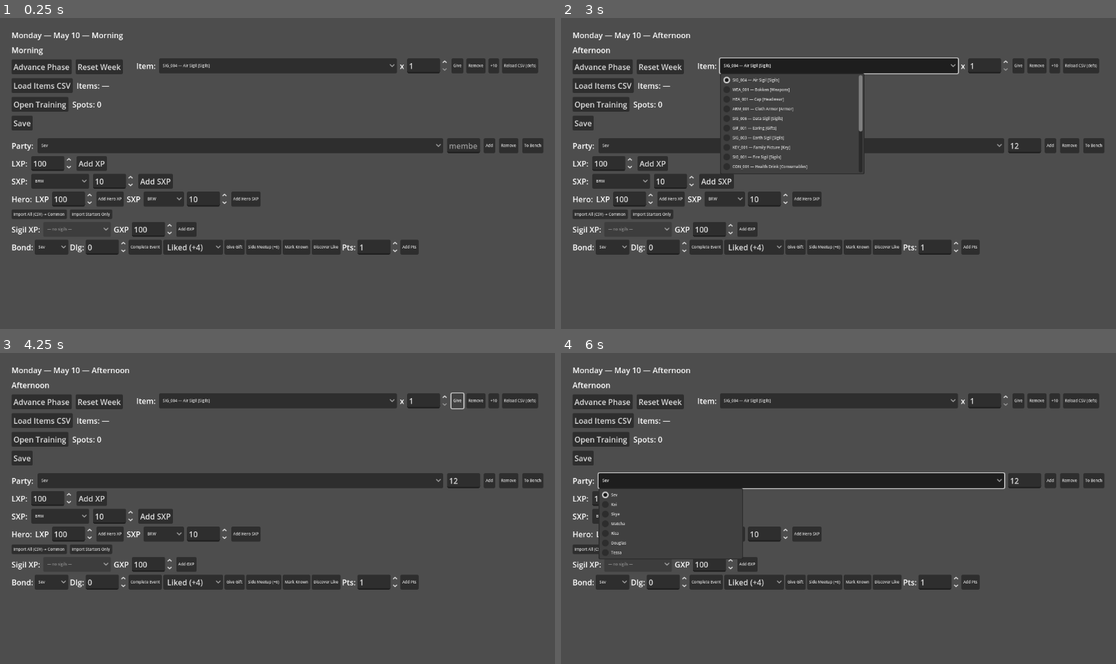
Above: before the commit, frames 1-4 (two rows, left to right).
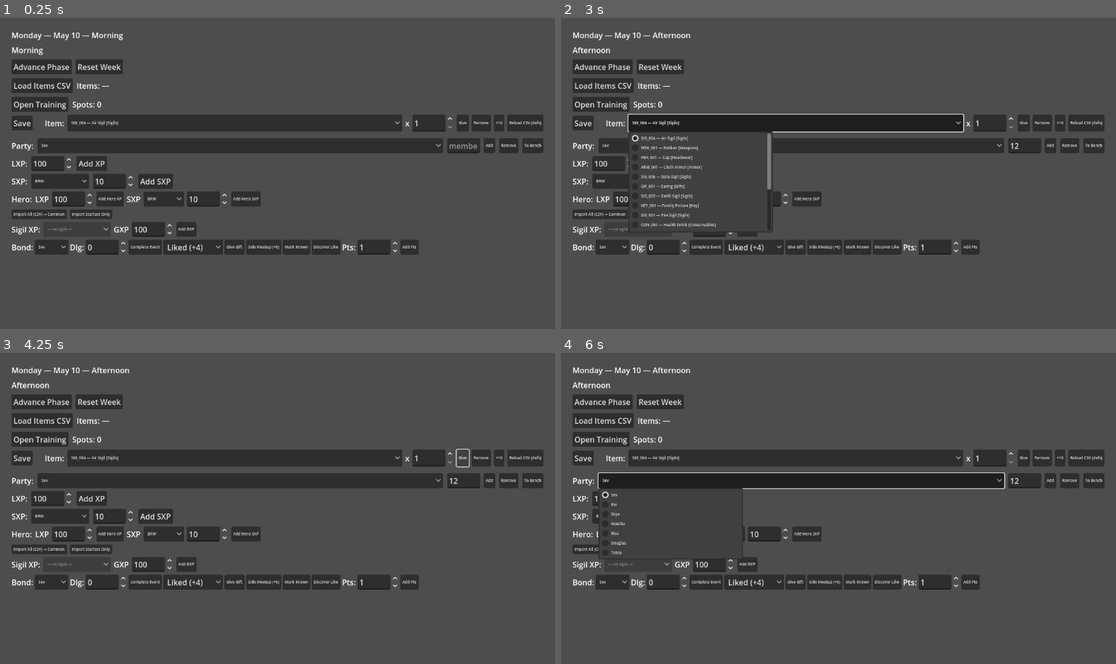
Above: after the commit, the same moments.

Repository: Cristal-Lucina/Psyokin
Game: Godot game, scene res://scenes/main/Main.tscn
Two runs of this game, one before a commit and one after it. Both use one fixed random seed, a clock stepped at 60 frames per second and the inputs below. This scene is started directly instead of the project's main scene.
Inputs (mouse positions are in pixels of both pictures, inside the frame that each line leads up to):
- Up to frame 1 (0.25 s): no input
- Up to frame 2 (3 s): click (1027, 145) at 0.52 s; type "12" at 0.6 s; click "Advance Phase" at 1.25 s; click "Open Training" at 2 s; click "SIG_004 — Air Sigil [Sigils]" at 2.75 s
- Up to frame 3 (4.25 s): click "Give" at 3.5 s
- Up to frame 4 (6 s): click "Remove" at 4.25 s; click "+10" at 5 s; click "Sev" at 5.75 s

The runs differ from the first frame. In frame 1, 7.2% of the frame differs, in the area x 8-98%, y 12-37%; in frame 2, 9.8%, in the area x 8-98%, y 12-69%; in frame 3, 7.1%; in frame 4, 7.2%.

Commit message:
main updates

Diff:
--- a/scenes/main/Main.tscn
+++ b/scenes/main/Main.tscn
@@ -86,10 +86,10 @@
 layout_mode = 2
 anchor_left = 0.238
 anchor_right = 0.238
-offset_left = -3.75201
-offset_top = -158.0
-offset_right = 830.248
-offset_bottom = -127.0
+offset_left = -193.752
+offset_top = -41.0
+offset_right = 841.248
+offset_bottom = -6.0
 theme_override_constants/separation = 6
 
 [node name="Lbl" type="Label" parent="MarginContainer/Root/ItemsCheatBar/Row"]
Binary file changed: data/combat/status_effects.category.translation
Binary file changed: data/combat/status_effects.default.translation
Binary file changed: data/combat/status_effects.description.translation
Binary file changed: data/combat/status_effects.magnitude.translation
Binary file changed: data/combat/status_effects.name.translation
